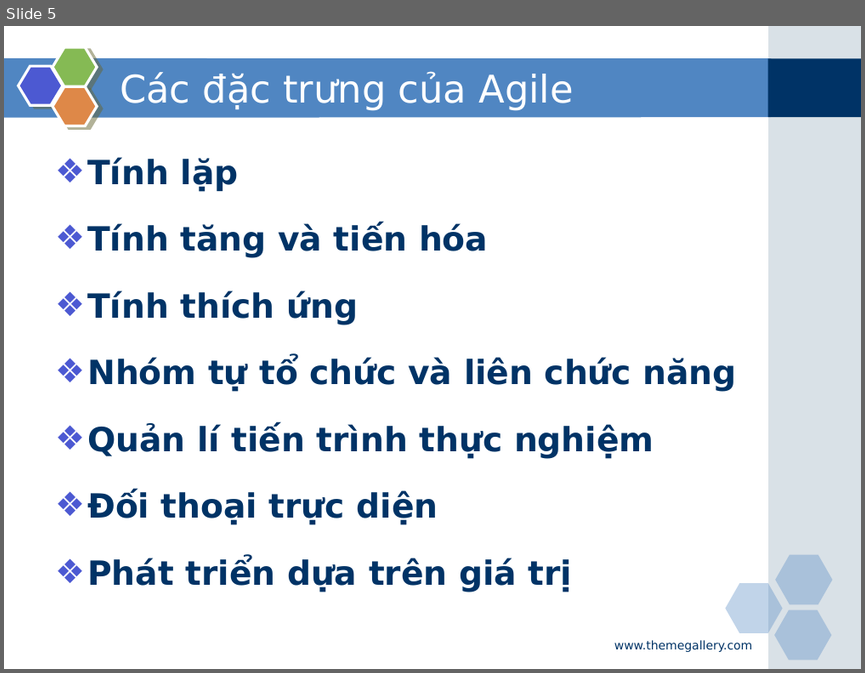
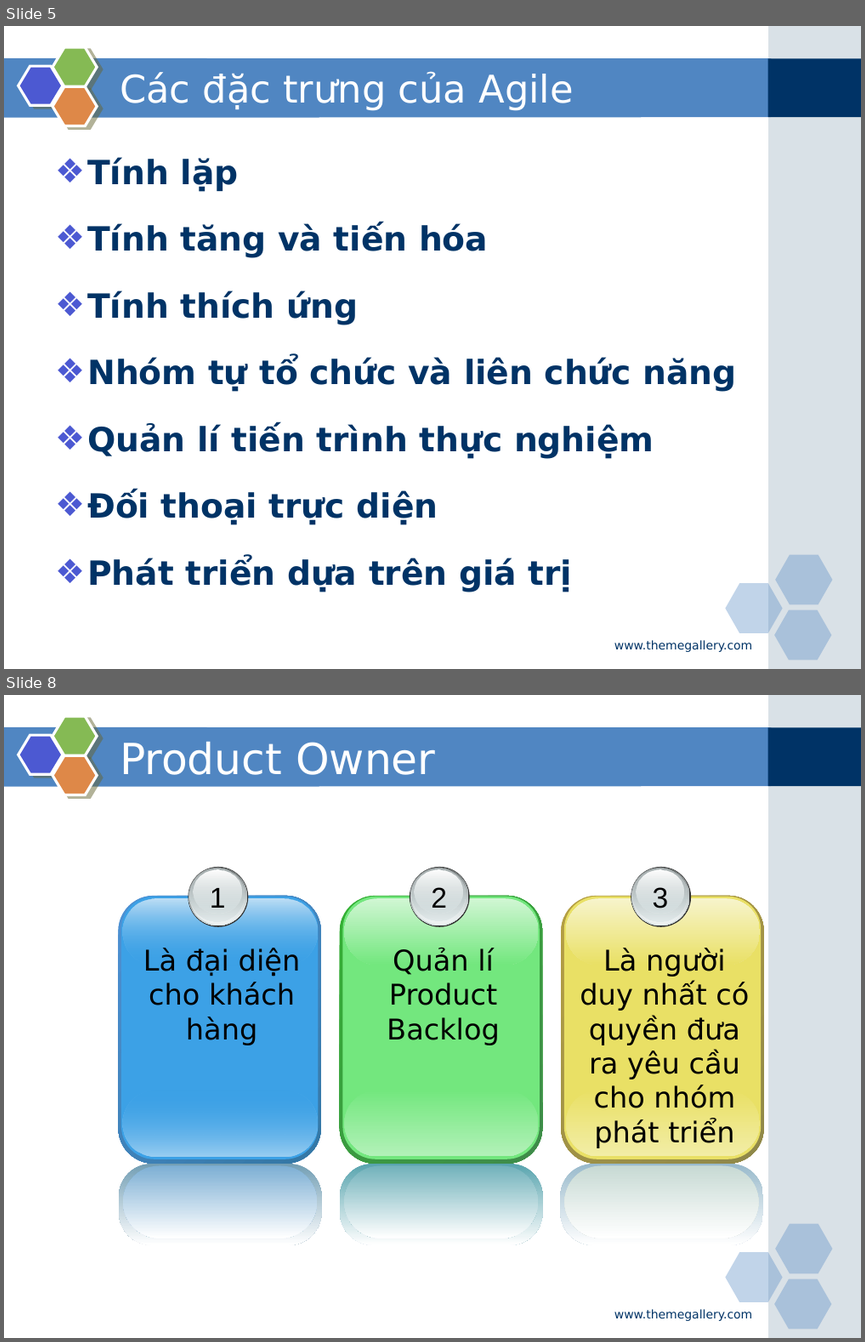
Before and after one commit to phamduong/graduation-project-agile-tool, a slide deck: Báo cáo/Slide bao cao.pptx. Shown one above the other, each under a label of ours: slide 5 before the commit, slides 5 and 8 after it; the slides between them are not shown. The pictures are 865x673 and 865x1342 pixels, drawn with LibreOffice and Linux fonts; fonts in the diff are those of the drawing. Boxes give left, top, right and bottom in pixels: in the first picture for what was removed or moved away, otherwise in the second. Text is boxed around its words. In the diff, an @@ line names an element or a change of style, - is before the commit and + after.

```diff
--- a/Báo cáo/Slide bao cao.pptx
+++ b/Báo cáo/Slide bao cao.pptx
@@ slide 8 added at <box>4,695,861,1338</box>, background #FFFFFF; not listed: 9 template elements that a slide beside it also shows @@
@@ title added at <box>120,741,435,775</box>, 36 pt, text #FFFFFF @@
+Product Owner
@@ group added at <box>118,867,322,1245</box>: 6 rounded rectangles, 5 ellipses, 2 texts @@
+1
+Là đại diện cho khách hàng
@@ group added at <box>340,867,543,1245</box>: 6 rounded rectangles, 5 ellipses, 2 texts @@
+2
+Quản lí Product Backlog
@@ group added at <box>560,867,764,1245</box>: 6 rounded rectangles, 5 ellipses, 2 texts @@
+3
+Là người duy nhất có quyền đưa ra yêu cầu cho nhóm phát triển
@@ text added at <box>614,1309,752,1321</box>, 10 pt, text #003366 @@
+www.themegallery.com
```
Also in this commit, not shown: 4 slides changed, 8 other slides added, 18 slides removed, 13 other files.
